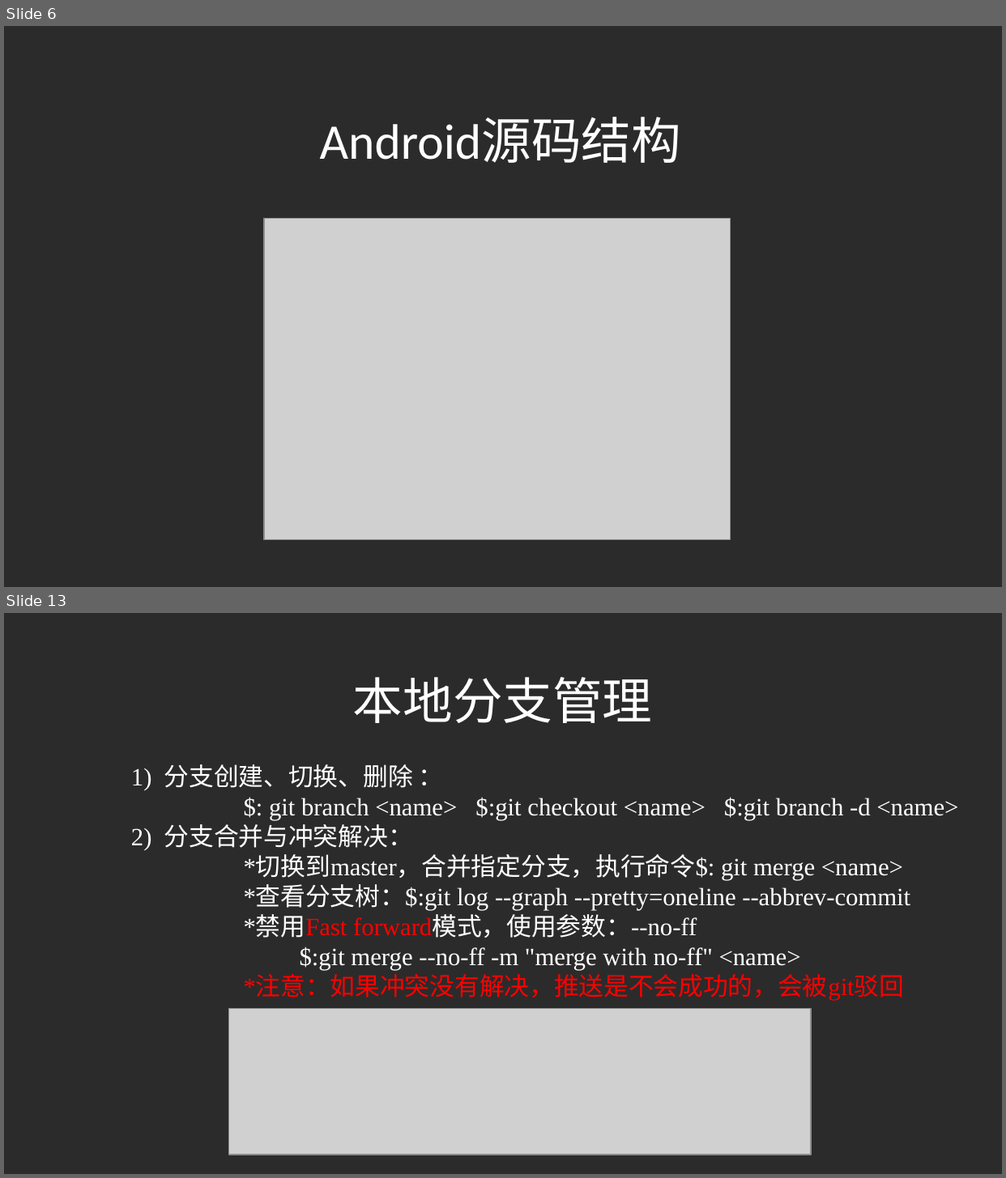
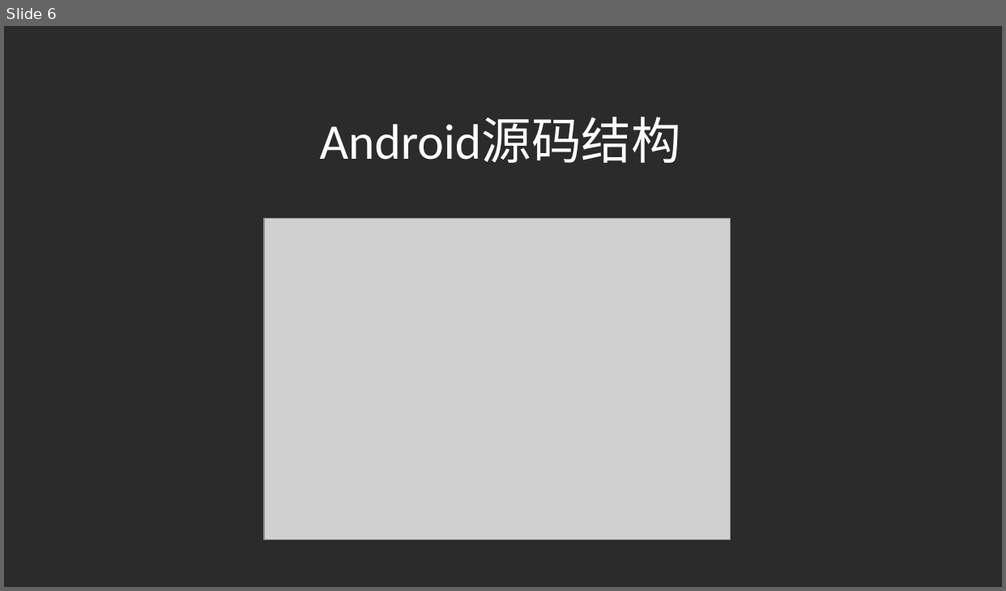
Before and after one commit to liuchangfa/workplace, a slide deck: training/Source/Source.ppt. Shown one above the other, each under a label of ours: slides 6 and 13 before the commit, slide 6 after it; the slides between them are not shown. The pictures are 1006x1178 and 1006x591 pixels, drawn with LibreOffice and Linux fonts; fonts in the diff are those of the drawing; grey boxes stand for pictures; background and template pictures are left out; a plain dark background stands for a picture behind light text. Boxes give left, top, right and bottom in pixels: in the first picture for what was removed or moved away, otherwise in the second. Text is boxed around its words. In the diff, an @@ line names an element or a change of style, - is before the commit and + after.

```diff
--- a/training/Source/Source.ppt
+++ b/training/Source/Source.ppt
@@ slide 13 removed at [4,613,1002,1174], background picture (left out) @@
@@ text removed at [353,677,653,723] @@
-本地分支管理
@@ text removed at [131,764,958,1000] @@
-1) 分支创建、切换、删除 ：
-$: git branch <name> $:git checkout <name> $:git branch -d <name>
-2) 分支合并与冲突解决：
-*切换到master，合并指定分支，执行命令$: git merge <name>
-*查看分支树：$:git log --graph --pretty=oneline --abbrev-commit
-*禁用Fast forward模式，使用参数：--no-ff
-$:git merge --no-ff -m "merge with no-ff" <name>
-*注意：如果冲突没有解决，推送是不会成功的，会被git驳回
@@ picture removed at [228,1008,811,1154] @@
```
Also in this commit, not shown: 1 slide changed, 6 slides added, 15 other slides removed, 6 other files.
